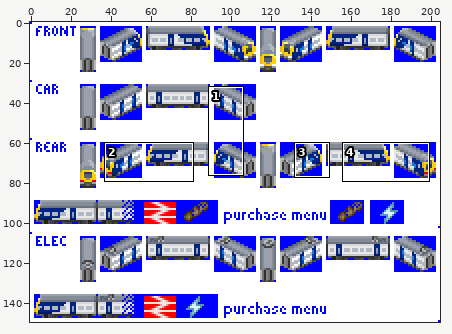
Sprite sheet: gfx/br_195_331.png. The picture above shows the old version from afar; the outline marks the close-up.
Close-up. Before the edit:
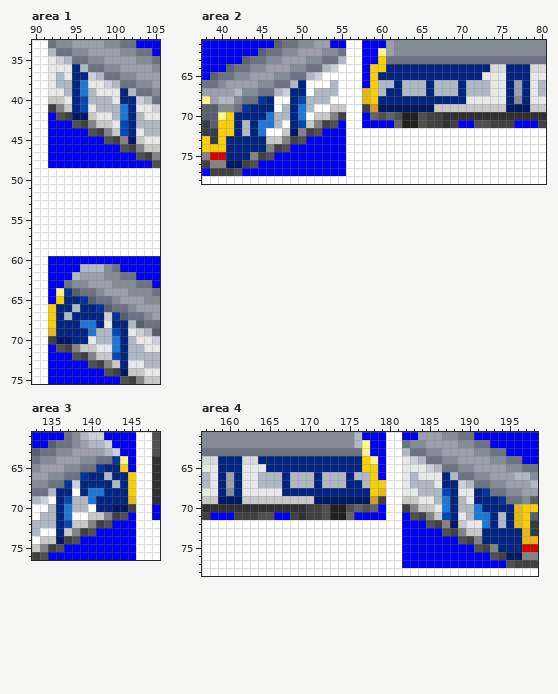
The file is 205x150 pixels. Colours within 5 levels of each other are drawn and written as one. Shown: area 1: x 90..105, y 33..75; area 2: x 38..80, y 61..78; area 3: x 133..148, y 61..76; area 4: x 157..198, y 61..78. The commit also changed other parts of the picture, which this record leaves out.
New version:
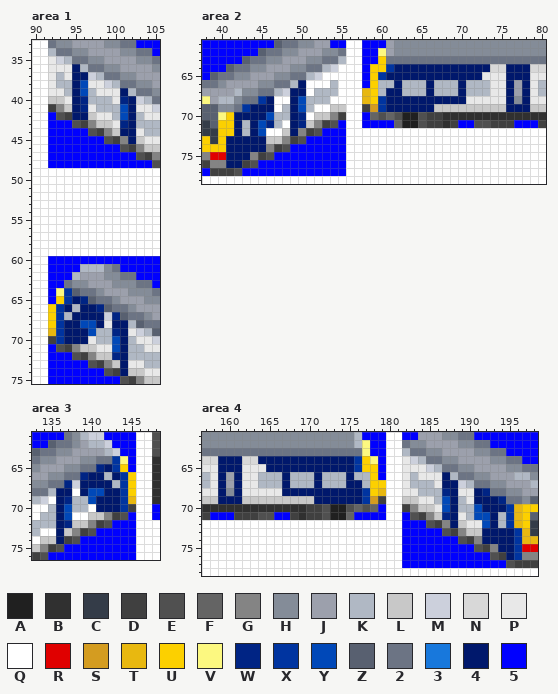
Palette (. is transparent): A #202020  B #303030  C #343c48  D #404040  E #505050  F #646464  G #848484  H #848c98  J #9ca0ac  K #b0b8c4  L #c8c8c8  M #ccd0dc  N #d8d8d8  P #e8e8e8  Q #ffffff  R #e00000  S #d49c20  T #e8b810  U #fcd000  V #fcf880  W #002484  X #0034a0  Y #0048b8  Z #586070  2 #6c7484  3 #1878dc  4 #00186c  5 #0000ff
Edits made:
Changed rows in their new state; - is an unchanged pixel.
Area 1:
first column x 95:
36 4-------
37 44------
38 4Y------
39 4Y----4-
40 4W-----4
41 4W----Y4
42 ------Y4
43 ------W4
44 ------44
first column x 93:
65 -X4W-----
66 X4-44W---
67 X-4444-W-
68 X44YY4-44
69 X444Y--W4
70 X-44---Y4
71 -------Y4
72 -------W4
73 --------4
Area 2:
first column x 41:
64 --------------------X444444444444--444
65 -------------------X444444444444---444
66 ---------4-----------4---4---4-----4-4
67 --------44----------44---4---4-----4-4
68 -----4--4----------X4444444444-----4-4
69 ---444--4Y---------X------------------
70 -4444Y--4W----------------------------
71 -4-4YW--4W----------------------------
72 -4-4Y---------------------------------
73 44444---------------------------------
74 44444---------------------------------
75 444-----------------------------------
Area 3:
first column x 136:
65 -----W4X-
66 ---W44-4X
67 -W-4444-X
68 44-4YY44X
69 4W--Y444X
70 4Y---44-X
71 4Y-------
72 4W-------
73 4--------
Area 4:
first column x 159:
64 444--444444444444X--------------------
65 444---44444444444X--------------------
66 4-4-----4---4---4-----------4---------
67 4-4-----4---4---44----------44--------
68 4-4-----4444444444X---------W4--4W----
69 ------------------X---------Y4--444W--
70 ----------------------------Y4--Y444X-
71 ----------------------------W4--YY4-X-
72 ---------------------------------Y4-X-
73 ---------------------------------4444X
74 ---------------------------------4444X
75 -----------------------------------44X
76 -------------------------------------X
Boxes around the changes in both close-ups, in picture pixels (x1, y1, x2, y2):
changed: (72, 64, 136, 136)
changed: (56, 296, 128, 368)
changed: (378, 64, 530, 112)
changed: (226, 80, 306, 160)
changed: (56, 464, 128, 536)
changed: (218, 456, 370, 504)
changed: (442, 472, 522, 560)
